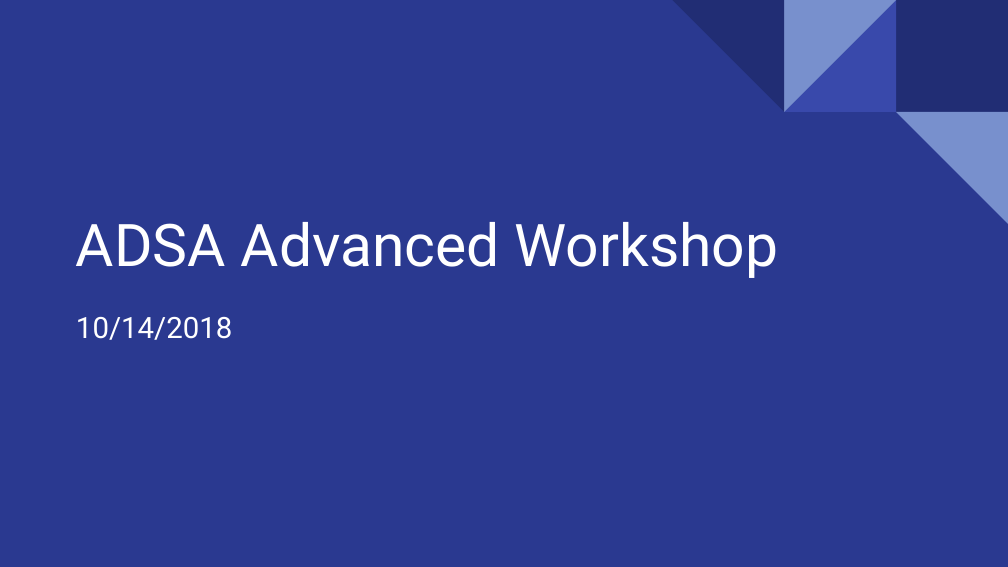
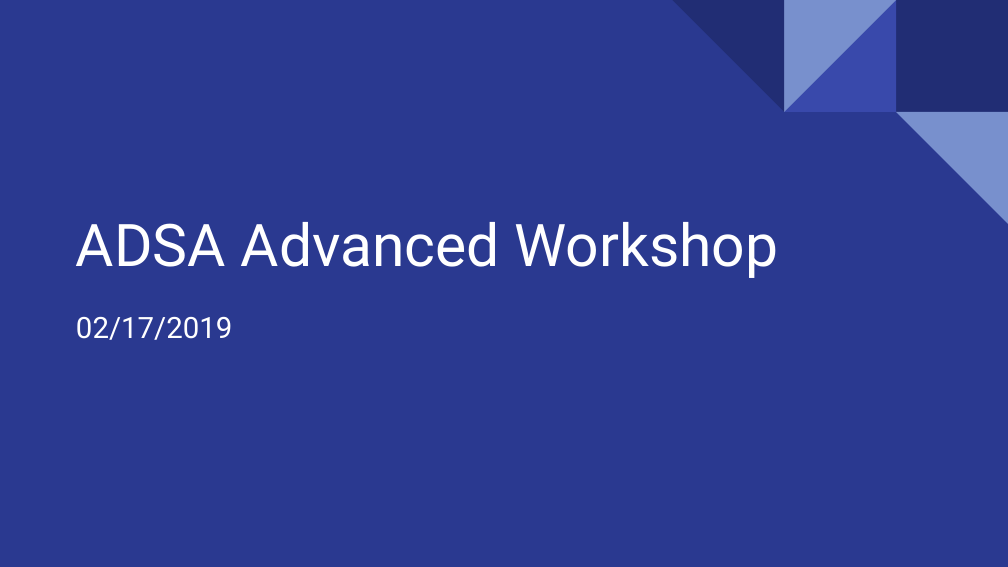
Before and after one commit to ADSA-UIUC/AdvancedWorkshopsSP19, a slide deck: slide 1 of ADSA_Kmeans_021719/ADSA_KMeans_021719.pptx. Drawn at 1008x567 pixels with LibreOffice and Linux fonts; fonts in the diff are those of the drawing. Boxes give left, top, right and bottom in pixels: in the first picture for what was removed or moved away, otherwise in the second. Text is boxed around its words. In the diff, an @@ line names an element or a change of style, - is before the commit and + after.

Commit message:
Add updated ppt

```diff
--- a/ADSA_Kmeans_021719/ADSA_KMeans_021719.pptx
+++ b/ADSA_Kmeans_021719/ADSA_KMeans_021719.pptx
@@ subtitle at box(76, 317, 232, 340): text changed @@
-10/14/2018
+02/17/2019
```
